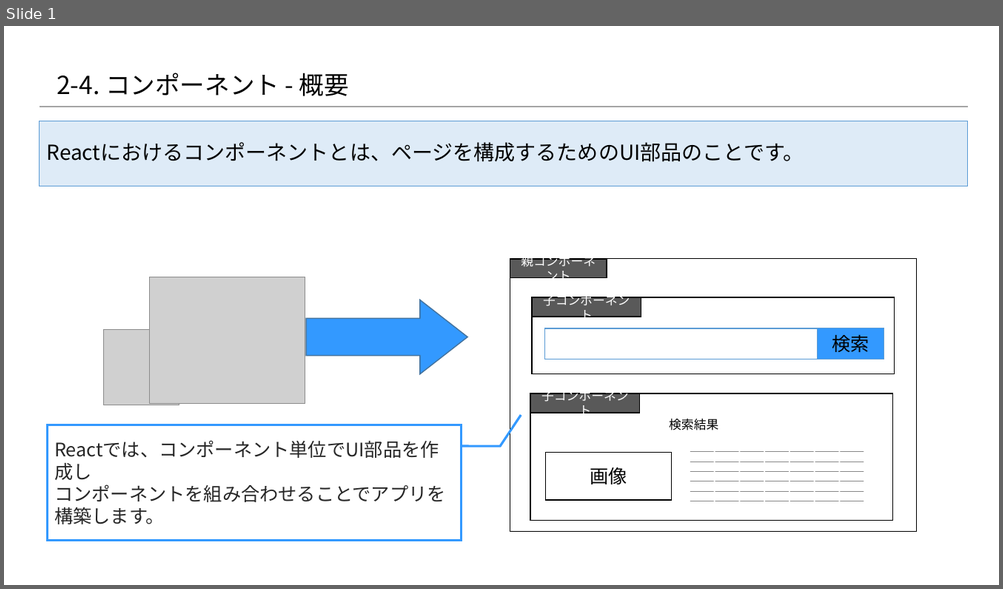
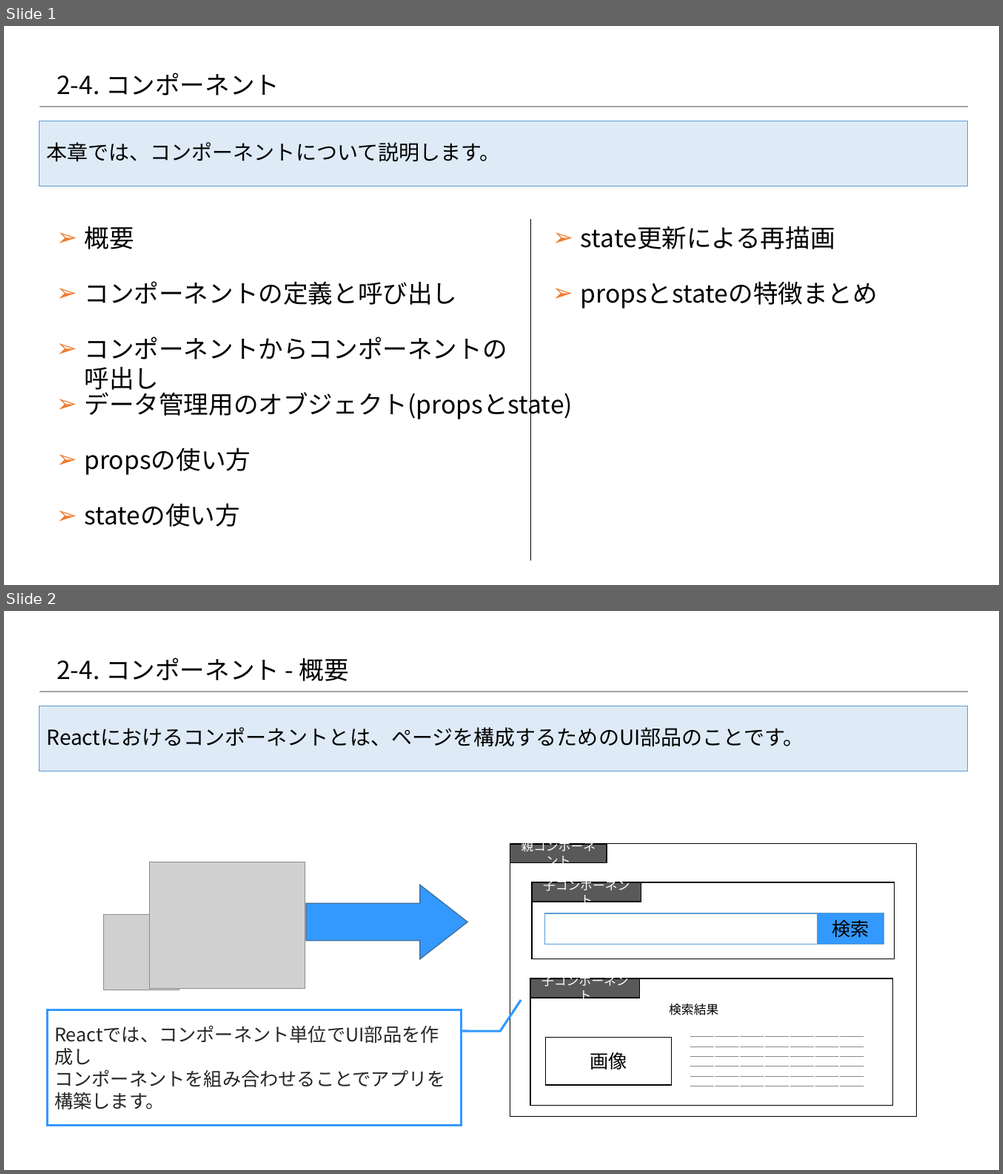
Before and after one commit to 2018SYSTEMI34/diary, a slide deck: doc/02_SlideShare/01.ネタ/２_Reactの基礎/2-4_Reactの基礎知識 ～コンポーネント編～.pptx. Shown one above the other, each under a label of ours: slide 1 before the commit, slides 1 and 2 after it. The pictures are 1003x589 and 1003x1174 pixels, drawn with LibreOffice and Linux fonts; fonts in the diff are those of the drawing; grey boxes stand for pictures; background and template pictures are left out. Boxes give left, top, right and bottom in pixels: in the first picture for what was removed or moved away, otherwise in the second. Text is boxed around its words. In the diff, an @@ line names an element or a change of style, - is before the commit and + after.

```diff
--- a/doc/02_SlideShare/01.ネタ/２_Reactの基礎/2-4_Reactの基礎知識 ～コンポーネント編～.pptx
+++ b/doc/02_SlideShare/01.ネタ/２_Reactの基礎/2-4_Reactの基礎知識 ～コンポーネント編～.pptx
@@ slide 1 added at box(4, 26, 999, 585), background #FFFFFF; not listed: 1 template element that a slide beside it also shows @@
@@ title added at box(57, 73, 279, 96), 24 pt, text #000000 @@
+2-4. コンポーネント
@@ rectangle added at box(39, 121, 967, 187), fill #DEEBF7, outline #5B9BD5 0.75 pt, 20 pt, text #000000 @@
+本章では、コンポーネントについて説明します。
@@ line added from (531, 219) to (531, 561), #000000 0.5 pt @@
@@ text added at box(85, 226, 134, 249), 24 pt, text #000000 @@
+➢ 概要
@@ text added at box(580, 226, 835, 249), 24 pt, text #000000 @@
+➢ state更新による再描画
@@ text added at box(84, 281, 457, 305), 24 pt, text #000000 @@
+➢ コンポーネントの定義と呼び出し
@@ text added at box(580, 281, 878, 309), 24 pt, text #000000 @@
+➢ propsとstateの特徴まとめ
@@ text added at box(84, 337, 506, 395), 24 pt, text #000000 @@
+➢ コンポーネントからコンポーネントの呼出し
@@ text added at box(84, 389, 572, 421), 24 pt, text #000000 @@
+➢ データ管理用のオブジェクト(propsとstate)
@@ text added at box(84, 448, 250, 475), 24 pt, text #000000 @@
+➢ propsの使い方
@@ text added at box(84, 503, 239, 527), 24 pt, text #000000 @@
+➢ stateの使い方
@@ what was slide 1 is now slide 2 @@
```
Also in this commit, not shown: 3 slides changed, 5 other files.
